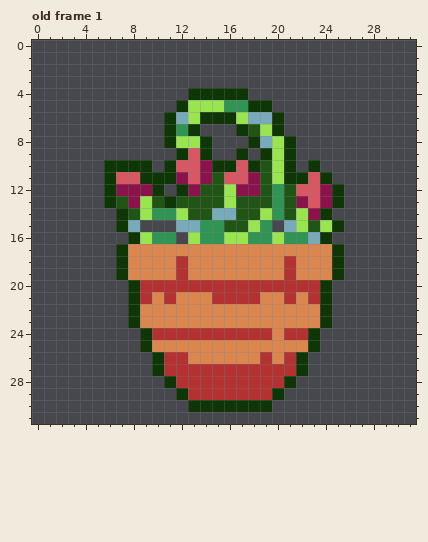
Pixel-art file, stored at assets/plante.aseprite. This is how it looked before the edit.
32x32 pixels, 11 frames. Colours within 5 levels of each other are drawn and written as one. Shown: old frame 1. The commit also changed other frames, which this record leaves out.
New version:
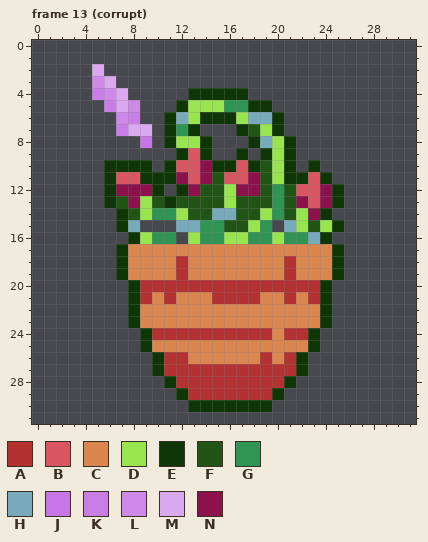
Palette (. is transparent): A #b33131  B #d95763  C #db864e  D #99e550  E #0e3606  F #215516  G #2f9454  H #77abbc  J #c677e5  K #c97de6  L #ce89e9  M #dba9ef  N #8b124b
A new or re-ordered frame is compared with the old frame closest to it.
Changes in this commit:
frames 11 -> 22
Frame 13 (corrupt) is new; against old frame 1, layer "Layer 2":
y 2: x 5 . -> M
y 3: x 5..6 .. -> LM
y 4: x 5..7 ... -> KLM
y 5: x 6..8 ... -> KML
y 6: x 7..8 .. -> LK
y 7: x 7..9 ... -> KMM
y 8: x 9 . -> J
Boxes around the changes in both pictures, in picture pixels (x1, y1, x2, y2):
added: (92, 64, 152, 148)
